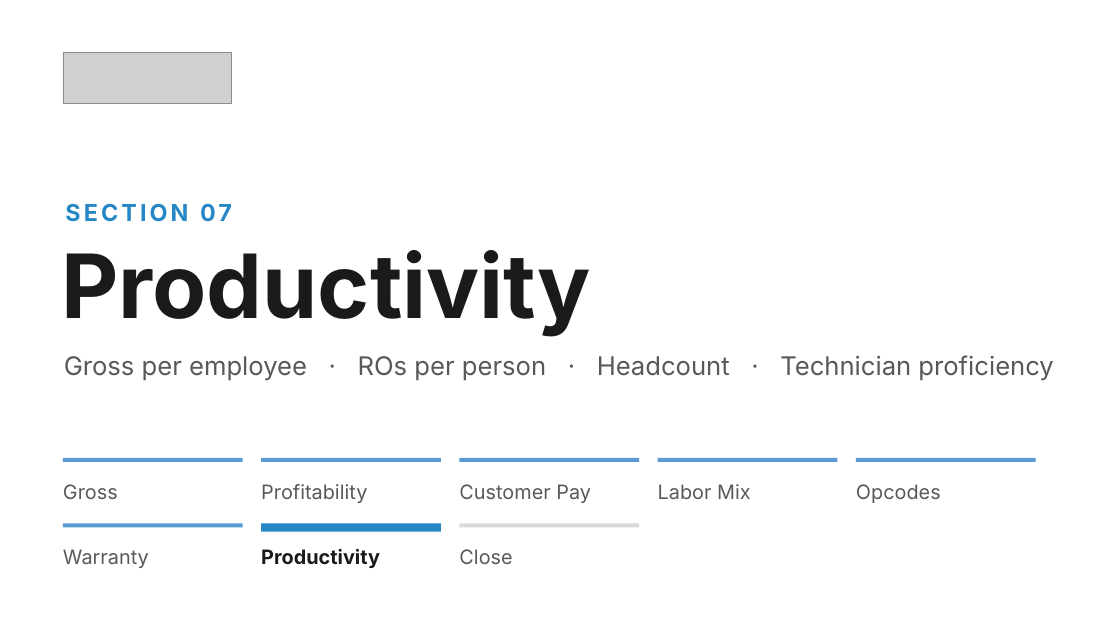
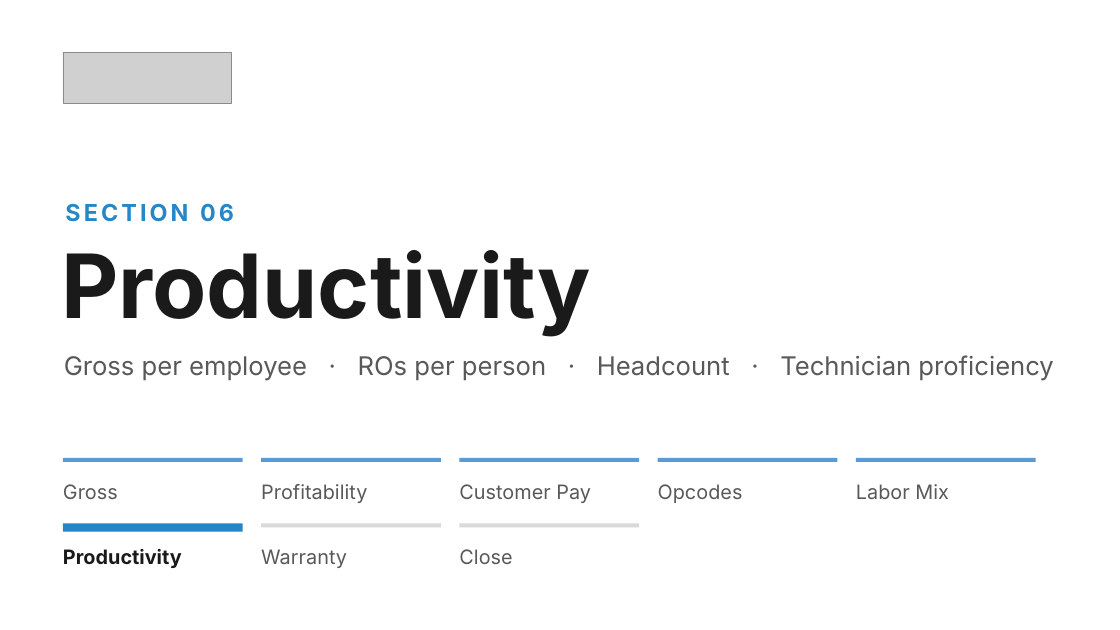
Before and after one commit to Ndresner/Noah, a slide deck: slide 8 of day2-deck/decks/Day 2 Opening - Day 1 Style.pptx (slide 9 before the commit). Drawn at 1120x630 pixels with LibreOffice and Linux fonts; fonts in the diff are those of the drawing; grey boxes stand for pictures. Boxes give left, top, right and bottom in pixels: in the first picture for what was removed or moved away, otherwise in the second. Text is boxed around its words. In the diff, an @@ line names an element or a change of style, - is before the commit and + after.

```diff
--- a/day2-deck/decks/Day 2 Opening - Day 1 Style.pptx
+++ b/day2-deck/decks/Day 2 Opening - Day 1 Style.pptx
@@ text at <box>65,204,234,222</box>: text changed @@
-SECTION 07
+SECTION 06
@@ text at <box>658,484,743,503</box>: text changed @@
-Labor Mix
+Opcodes
@@ text at <box>856,484,949,499</box>: text changed @@
-Opcodes
+Labor Mix
@@ rectangle: place and size @@
-rectangle at <box>63,523,243,528</box>
+rectangle at <box>63,523,243,532</box>
@@ rectangle at <box>63,523,243,532</box>: fill #5B9BD5 to #2587C5 @@
@@ rectangle: place and size @@
-rectangle at <box>261,523,441,532</box>
+rectangle at <box>261,523,441,528</box>
@@ rectangle at <box>261,523,441,528</box>: fill #2587C5 to #D9D9D9 @@
@@ text at <box>63,549,182,568</box>: text changed; text colour #595959 to #1A1A1A; bold on @@
-Warranty
+Productivity
@@ text at <box>261,549,347,568</box>: text changed; text colour #1A1A1A to #595959; bold off @@
-Productivity
+Warranty
```
Also in this commit, not shown: 8 other slides changed, 4 other files.
